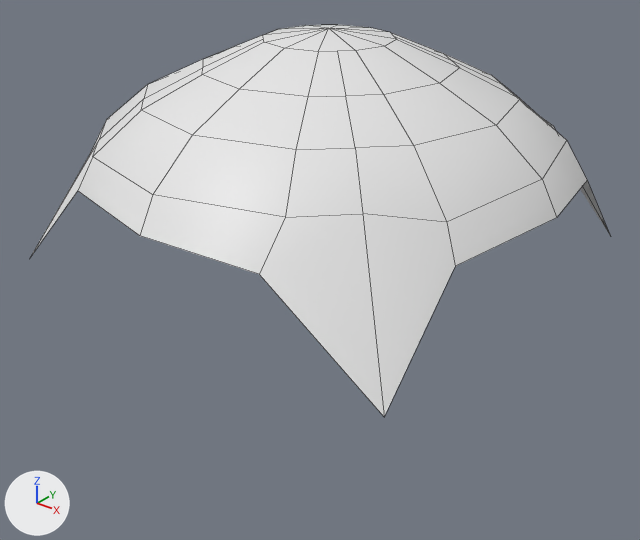
Before and after pictures for a commit that changed the FBX model Assets/Models/deneme.fbx.
The view is the same before and after, from a 50 mm camera at (2.12, -2.7, 2.05) aimed at (0.05, -0.11, 0.45). Every picture has the same lights, and +X, +Y and +Z are marked at lower left. Mesh edges are drawn as thin lines. Where no turn or scale is listed for an object, it has been applied to the vertices.
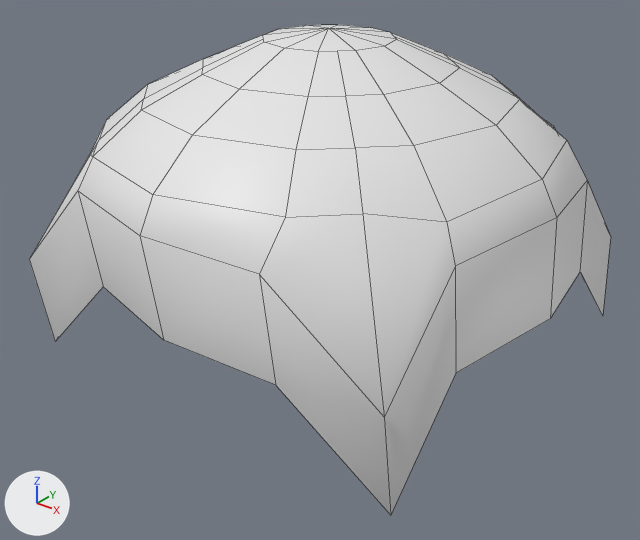
Location of each change, (x1, y1, x2, y2) in pixels of the pictures (640 x 540 px):
'Sphere.004', reshaped (25% taller): before (31, 25, 610, 416); after (29, 25, 611, 515)
part 1 of me_sphere_009, added: after (29, 181, 611, 515)

Patch to the scene script:
```diff
--- a/Assets/Models/deneme.fbx.py
+++ b/Assets/Models/deneme.fbx.py
@@ me_sphere_009 @@
 # used by ob_sphere_004; location = (0.0, 0.0, 0.0)
-me_sphere_009.from_pydata(...)  # 81 vertices, 76 faces; spans x -0.99..0.99, y -0.99..1.0, z 0.5..1.41
+me_sphere_009.from_pydata(...)  # 97 vertices, 92 faces; spans x -1.0..0.99, y -0.99..1.06, z 0.07..1.41
+# me_sphere_009 part 1
+# 11 vertices are added at x -1.0..0.89, y -0.9..1.06, z 0.07..0.47
+# 5 new vertices lie (0.0, 0.06, -0.42) away from vertices in x -0.89..0.99, y -0.99..0.5, z 0.86..0.89
+# 16 new faces join them
```
